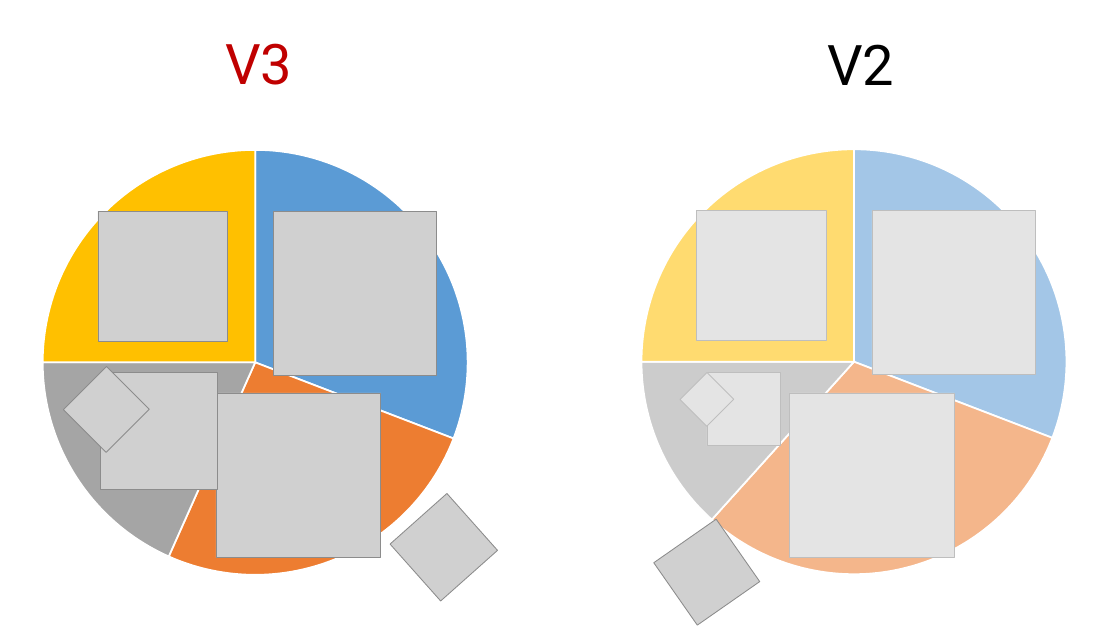
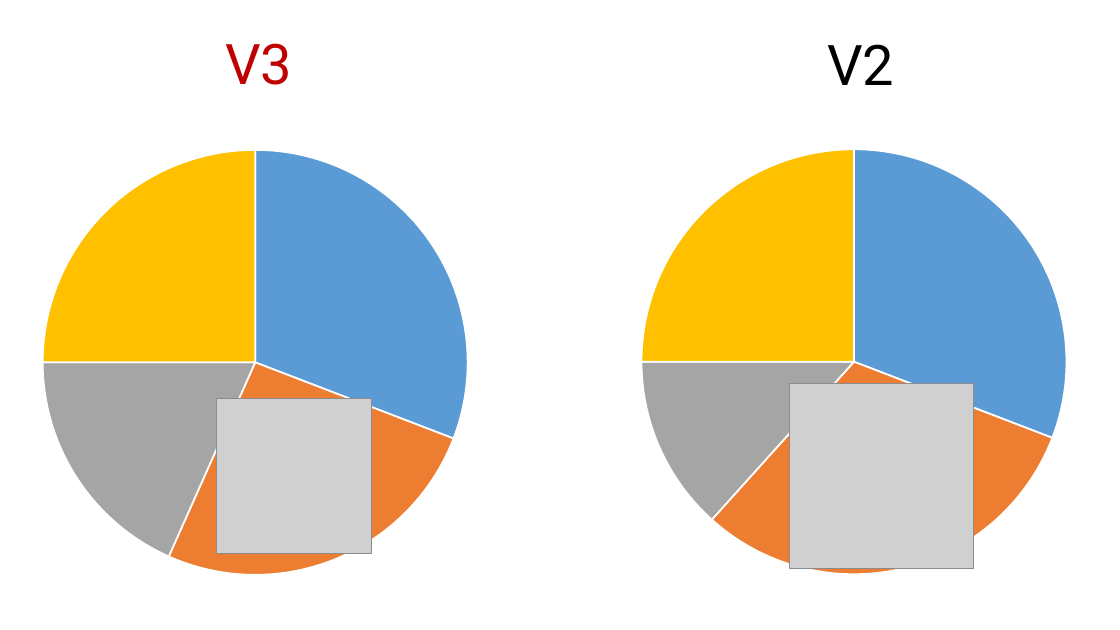
Before and after one commit to rkhaimov/brain-gym, a slide deck: slide 88 of Презентация.pptx (slide 82 before the commit). Drawn at 1120x630 pixels with LibreOffice and Linux fonts; fonts in the diff are those of the drawing; grey boxes stand for pictures. Boxes give left, top, right and bottom in pixels: in the first picture for what was removed or moved away, otherwise in the second. Text is boxed around its words. In the diff, an @@ line names an element or a change of style, - is before the commit and + after.

```diff
--- a/Презентация.pptx
+++ b/Презентация.pptx
@@ rectangle removed at [598, 141, 1073, 623] @@
@@ group removed at [64, 212, 437, 489]: 4 pictures @@
@@ group removed at [680, 211, 1036, 445]: 4 pictures @@
@@ picture: place and size @@
-picture at [790, 393, 954, 558]
+picture at [790, 384, 974, 568]
@@ picture: place and size @@
-picture at [216, 393, 381, 558]
+picture at [217, 399, 371, 554]
@@ picture removed at [390, 493, 498, 601] @@
@@ picture removed at [654, 519, 760, 626] @@
```
Also in this commit, not shown: 18 other slides changed, 7 slides added, 1 slide removed.
